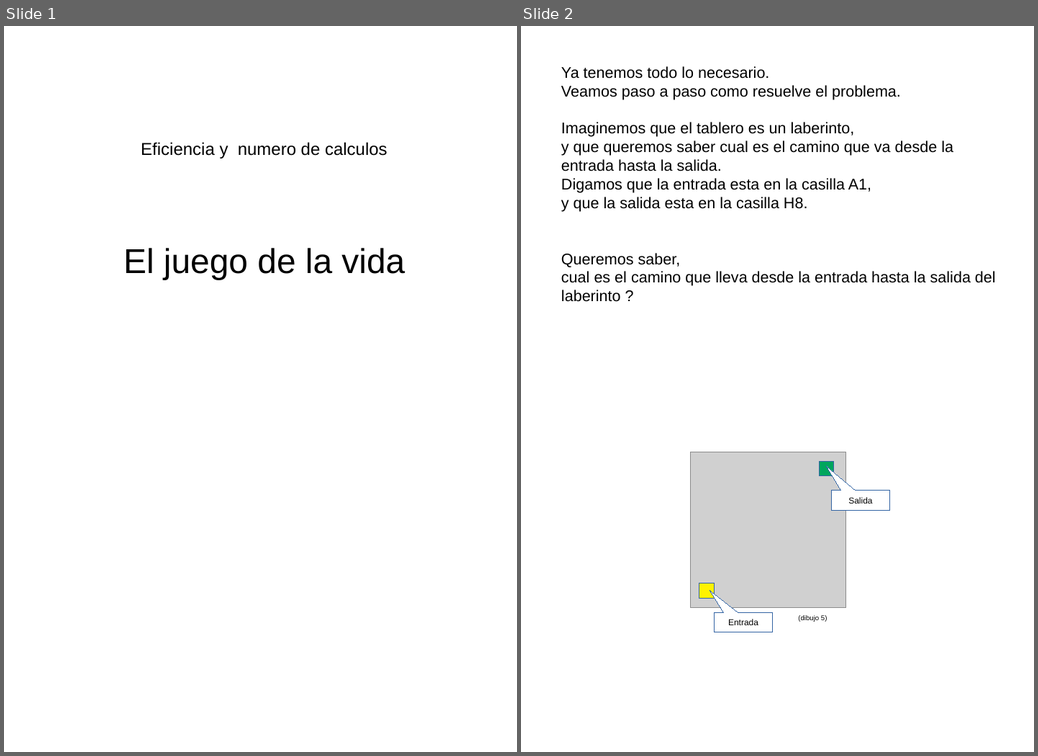
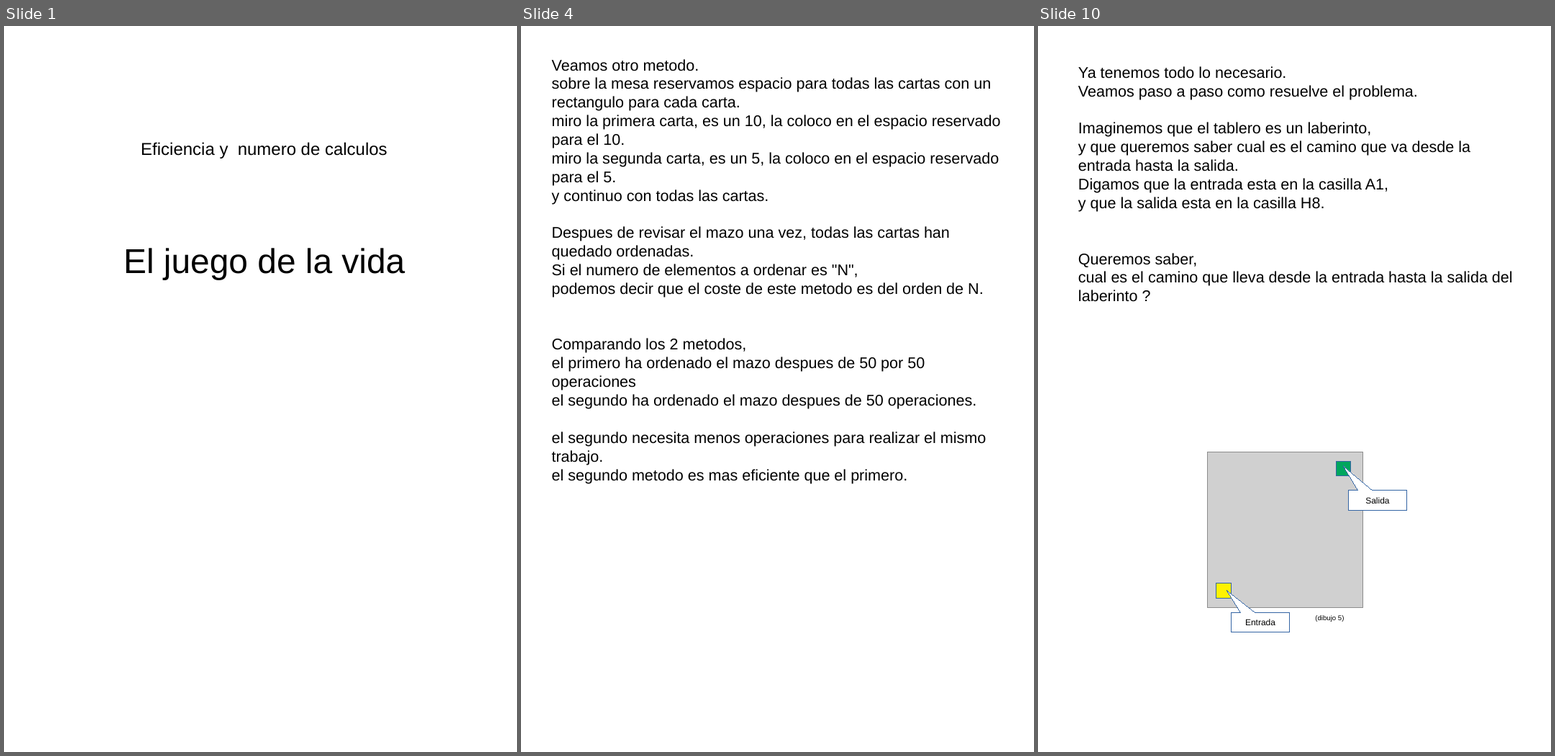
Before and after one commit to fabhrius/La-Cosa, a slide deck: capitulos/Eficiencia y numero de calculos/Eficiencia y numero de calculos.odp. Shown side by side, each under a label of ours: slides 1 and 2 before the commit, slides 1, 4 and 10 after it; the slides between them are not shown. The pictures are 1038x756 and 1555x756 pixels, drawn with LibreOffice and Linux fonts; fonts in the diff are those of the drawing; grey boxes stand for pictures. Boxes give left, top, right and bottom in pixels: in the first picture for what was removed or moved away, otherwise in the second. Text is boxed around its words. In the diff, an @@ line names an element or a change of style, - is before the commit and + after.

Commit message:
Eficiencia y numero de calculos - borrador

```diff
--- a/capitulos/Eficiencia y numero de calculos/Eficiencia y numero de calculos.odp
+++ b/capitulos/Eficiencia y numero de calculos/Eficiencia y numero de calculos.odp
@@ slide 4 added at (x1=521, y1=26, x2=1034, y2=752), background #FFFFFF @@
@@ text added at (x1=552, y1=59, x2=1001, y2=465), 18 pt, text #000000 @@
+Veamos otro metodo.
+sobre la mesa reservamos espacio para todas las cartas con un rectangulo para cada carta.
+miro la primera carta, es un 10, la coloco en el espacio reservado para el 10.
+miro la segunda carta, es un 5, la coloco en el espacio reservado para el 5.
+y continuo con todas las cartas.
+Despues de revisar el mazo una vez, todas las cartas han quedado ordenadas.
+Si el numero de elementos a ordenar es "N",
+podemos decir que el coste de este metodo es del orden de N.
+Comparando los 2 metodos,
+el primero ha ordenado el mazo despues de 50 por 50 operaciones
+el segundo ha ordenado el mazo despues de 50 operaciones.
+el segundo necesita menos operaciones para realizar el mismo trabajo.
+el segundo metodo es mas eficiente que el primero.
@@ what was slide 2 is now slide 10 @@
```
Also in this commit, not shown: 7 other slides added, 7 other files.
